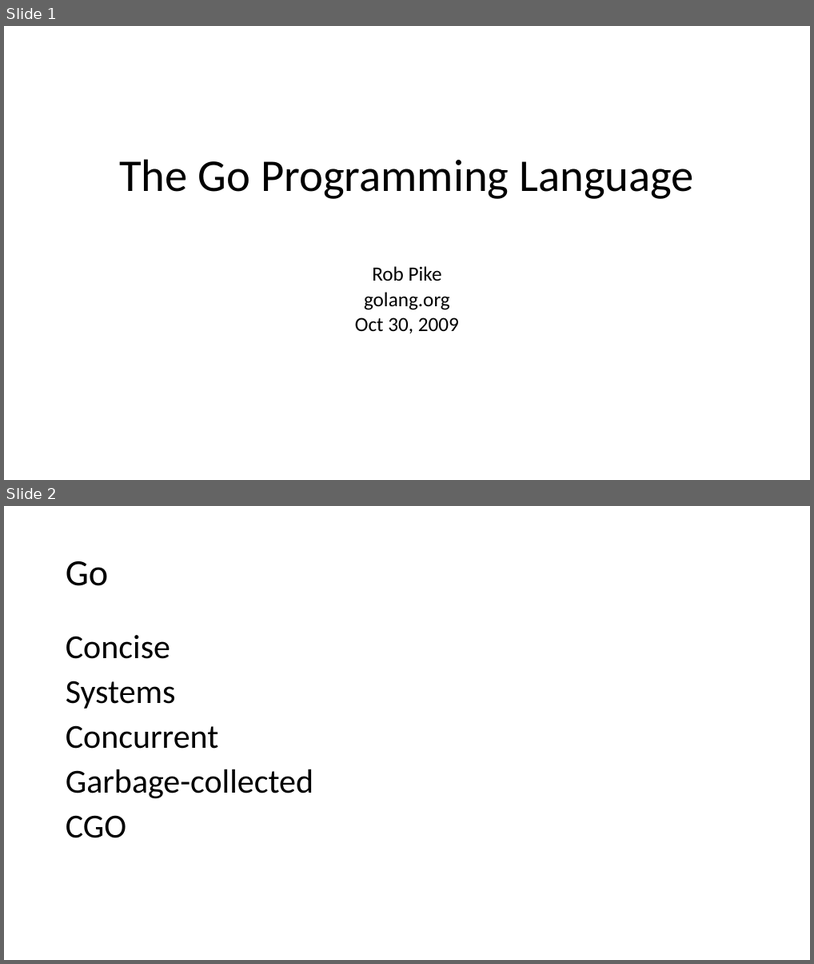
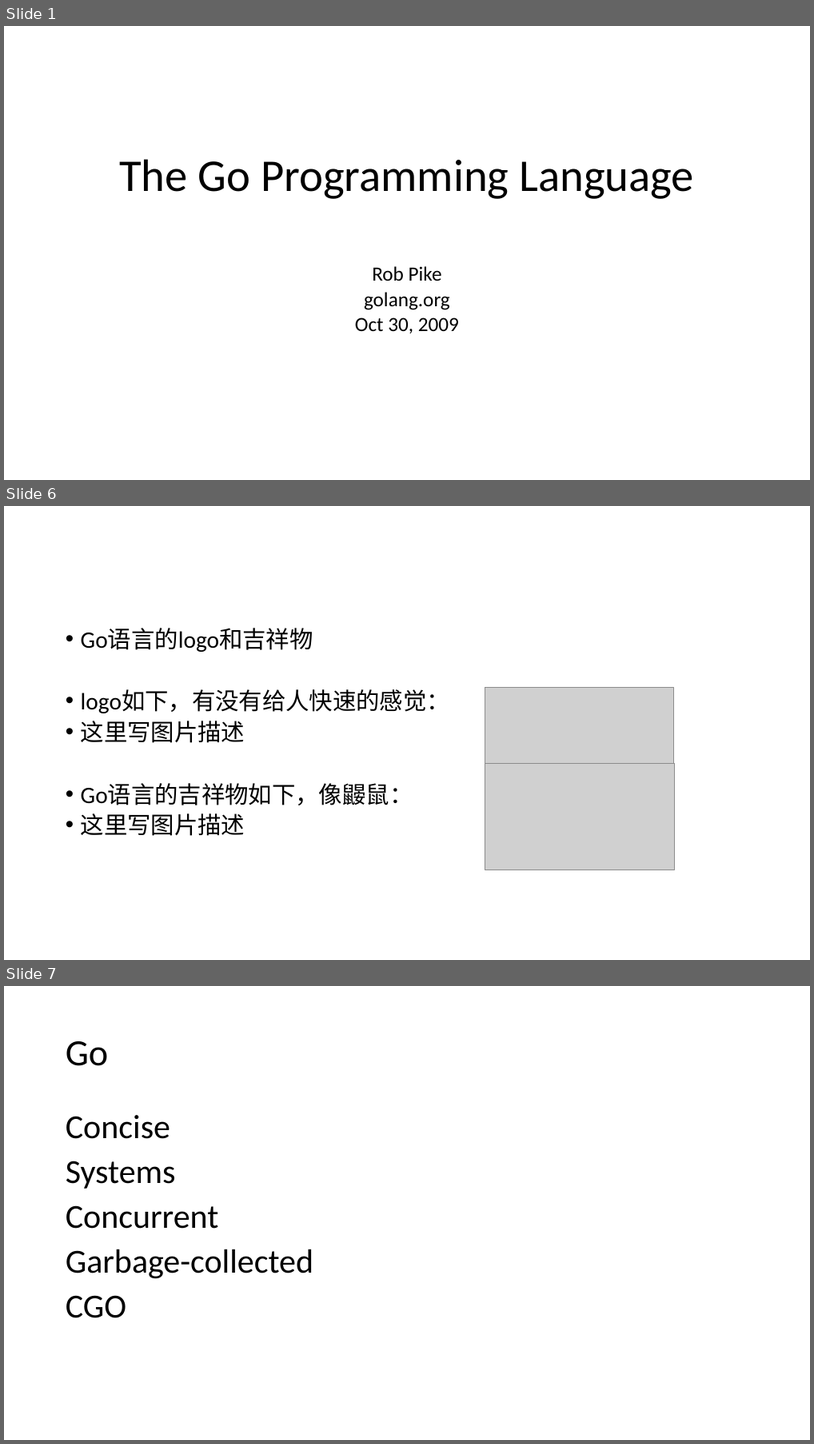
Before and after one commit to firstbird/goPresent, a slide deck: go introduction.pptx. Shown one above the other, each under a label of ours: slides 1 and 2 before the commit, slides 1, 6 and 7 after it; the slides between them are not shown. The pictures are 814x964 and 814x1444 pixels, drawn with LibreOffice and Linux fonts; fonts in the diff are those of the drawing; grey boxes stand for pictures. Boxes give left, top, right and bottom in pixels: in the first picture for what was removed or moved away, otherwise in the second. Text is boxed around its words. In the diff, an @@ line names an element or a change of style, - is before the commit and + after.

```diff
--- a/go introduction.pptx
+++ b/go introduction.pptx
@@ slide 6 added at [4, 506, 810, 960], background #FFFFFF @@
@@ text added at [81, 628, 450, 836], 28 pt, text #000000 @@
+• Go语言的logo和吉祥物
+• logo如下，有没有给人快速的感觉：
+• 这里写图片描述
+• Go语言的吉祥物如下，像鼹鼠：
+• 这里写图片描述
@@ picture added at [485, 688, 674, 764] @@
@@ picture added at [485, 764, 674, 869] @@
@@ what was slide 2 is now slide 7 @@
```
Also in this commit, not shown: 5 other slides added, 3 other files.
